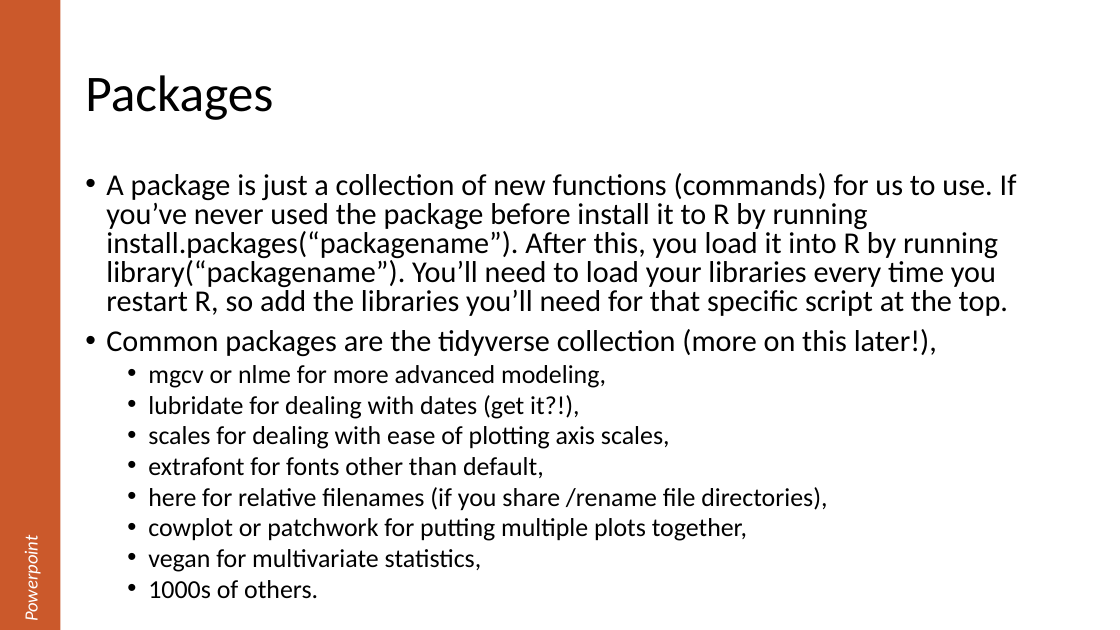
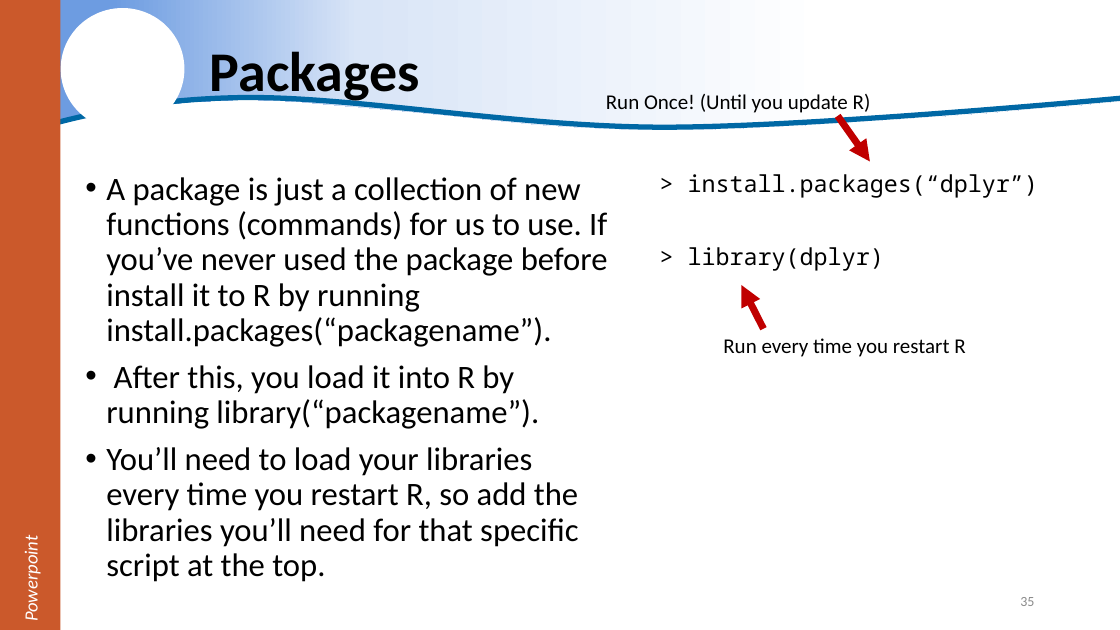
Before and after one commit to justinpriest/R_Intro_ADFG, a slide deck: slide 35 of The Basics of R.pptx (slide 27 before the commit). Drawn at 1120x630 pixels with LibreOffice and Linux fonts; fonts in the diff are those of the drawing; background and template pictures are left out. Boxes give left, top, right and bottom in pixels: in the first picture for what was removed or moved away, otherwise in the second. Text is boxed around its words. In the diff, an @@ line names an element or a change of style, - is before the commit and + after.

Commit message:
added "motivating examples" added first two learnr scripts

```diff
--- a/The Basics of R.pptx
+++ b/The Basics of R.pptx
@@ freeform shape added at box(0, 0, 1120, 139), fill gradient #6D9CE1 to #D9E5F7 to #FFFFFF @@
@@ ellipse added at box(60, 8, 184, 130), fill #FFFFFF @@
@@ title "Packages": place and size @@
-title "Packages" at box(85, 75, 273, 120)
+title "Packages" at box(210, 44, 420, 104)
@@ title "Packages" at box(210, 44, 420, 104): size 44 to 48 pt, bold on @@
@@ freeform shape added at box(0, 97, 1120, 138), outline #DAE3F3 4.5 pt @@
@@ text added at box(606, 94, 871, 116), 18 pt, text #000000 @@
+Run Once! (Until you update R)
@@ arrow added from (838, 116) to (870, 161), #C00000 6 pt @@
@@ text at box(106, 177, 608, 582): text changed; size 25.9 to 28 pt @@
-• A package is just a collection of new functions (commands) for us to use. If you’ve never used the package before install it to R by running install.packages(“packagename”). After this, you load it into R by running library(“packagename”). You’ll need to load your libraries every time you restart R, so add the libraries you’ll need for that specific script at the top.
-• Common packages are the tidyverse collection (more on this later!),
-  • mgcv or nlme for more advanced modeling,
-  • lubridate for dealing with dates (get it?!),
-  • scales for dealing with ease of plotting axis scales,
-  • extrafont for fonts other than default,
-  • here for relative filenames (if you share /rename file directories),
-  • cowplot or patchwork for putting multiple plots together,
-  • vegan for multivariate statistics,
-  • 1000s of others.
+• A package is just a collection of new functions (commands) for us to use. If you’ve never used the package before install it to R by running install.packages(“packagename”).
+• After this, you load it into R by running library(“packagename”).
+• You’ll need to load your libraries every time you restart R, so add the libraries you’ll need for that specific script at the top.
@@ text added at box(688, 174, 1038, 271), 20 pt, text #000000 @@
+> install.packages(“dplyr”)
+> library(dplyr)
@@ arrow added from (764, 329) to (742, 285), #C00000 6 pt @@
@@ text added at box(723, 338, 965, 357), 18 pt, text #000000 @@
+Run every time you restart R
@@ page number added at box(1020, 597, 1034, 606), 12 pt, text #8C8C8C @@
+35
```
Also in this commit, not shown: 66 other slides changed, 16 slides added, 1 slide removed, 6 other files.
